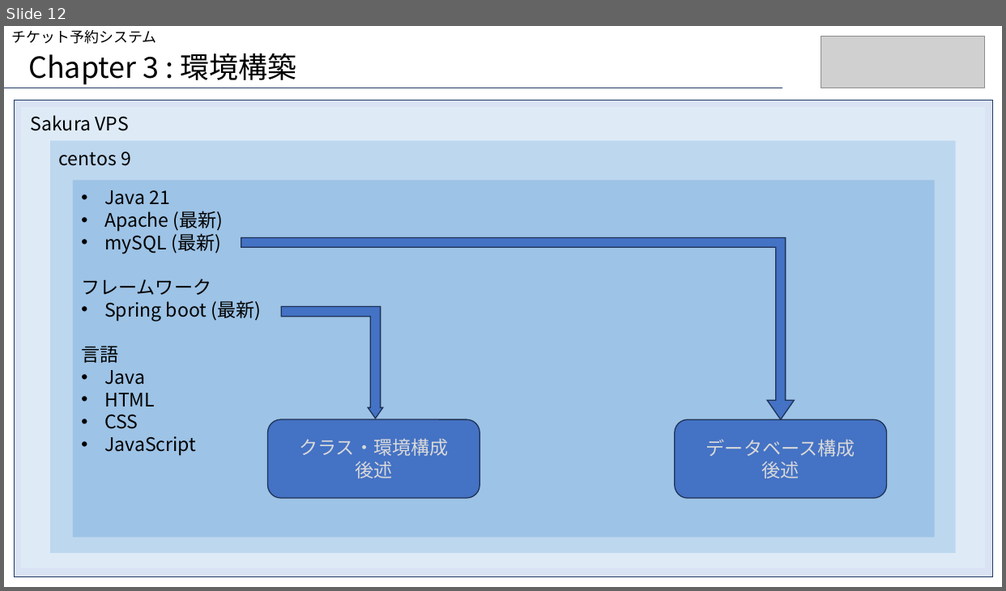
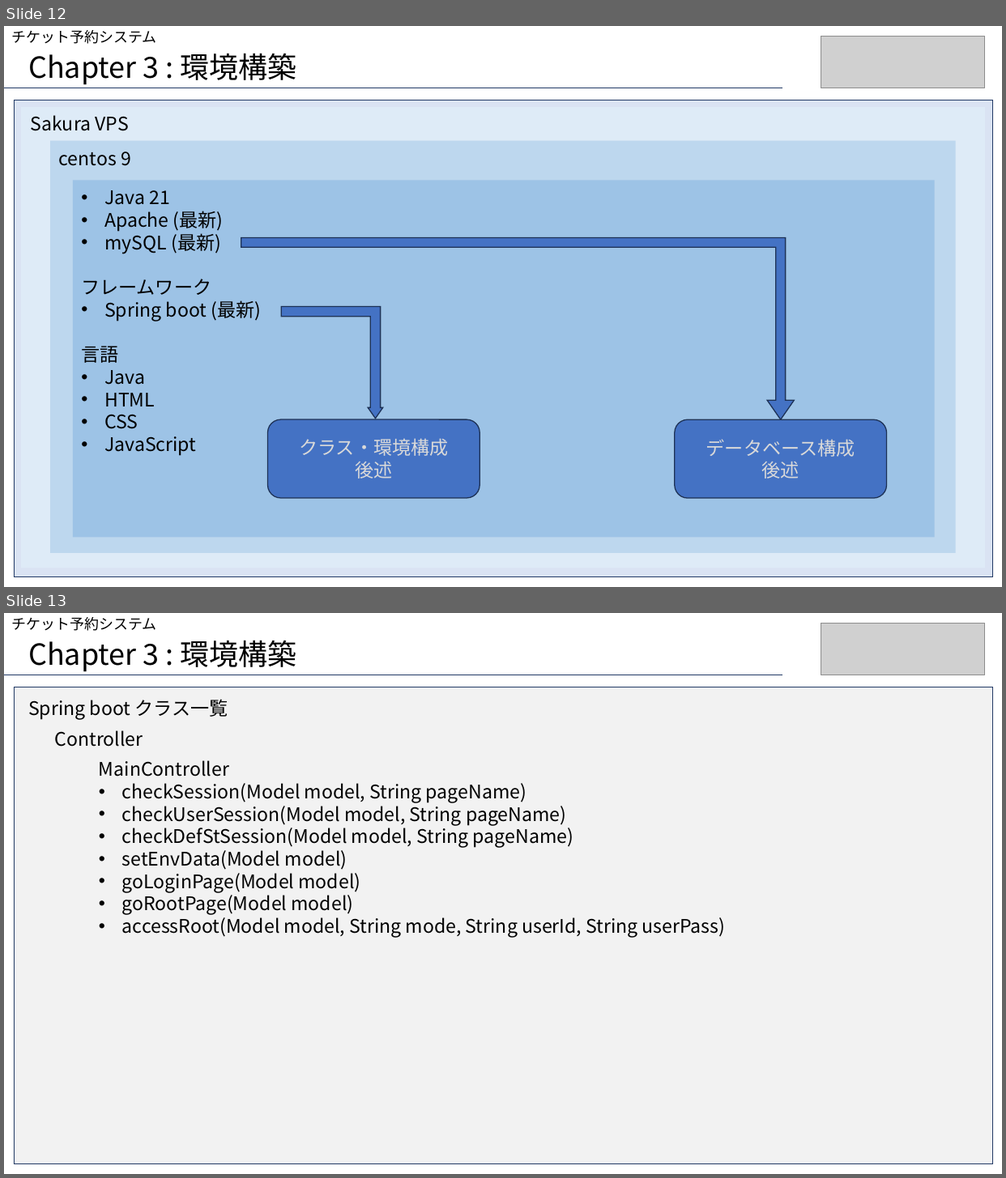
Before and after one commit to aokib7605/resat_sql, a slide deck: りざっと案件_詳細設計書.pptx. Shown one above the other, each under a label of ours: slide 12 before the commit, slides 12 and 13 after it. The pictures are 1006x591 and 1006x1178 pixels, drawn with LibreOffice and Linux fonts; fonts in the diff are those of the drawing; grey boxes stand for pictures. Boxes give left, top, right and bottom in pixels: in the first picture for what was removed or moved away, otherwise in the second. Text is boxed around its words. In the diff, an @@ line names an element or a change of style, - is before the commit and + after.

```diff
--- a/りざっと案件_詳細設計書.pptx
+++ b/りざっと案件_詳細設計書.pptx
@@ slide 13 added at (4,613,1002,1174), background #FFFFFF @@
@@ subtitle added at (11,617,156,631), 14 pt, text #000000 @@
+チケット予約システム
@@ picture added at (821,623,986,675) @@
@@ text added at (28,640,296,672), 28 pt, text #000000 @@
+Chapter 3 : 環境構築
@@ line added from (4, 675) to (782, 675), #203864 1 pt @@
@@ rectangle added at (15,687,993,1165), fill #F2F2F2, outline #203864 1 pt @@
@@ text added at (28,699,228,720), 18 pt, text #000000 @@
+Spring boot クラス一覧
@@ text added at (55,730,143,747), 18 pt, text #000000 @@
+Controller
@@ text added at (99,760,725,938), 18 pt, text #000000 @@
+MainController
+• checkSession(Model model, String pageName)
+• checkUserSession(Model model, String pageName)
+• checkDefStSession(Model model, String pageName)
+• setEnvData(Model model)
+• goLoginPage(Model model)
+• goRootPage(Model model)
+• accessRoot(Model model, String mode, String userId, String userPass)
```
Also in this commit, not shown: 2 other files.
